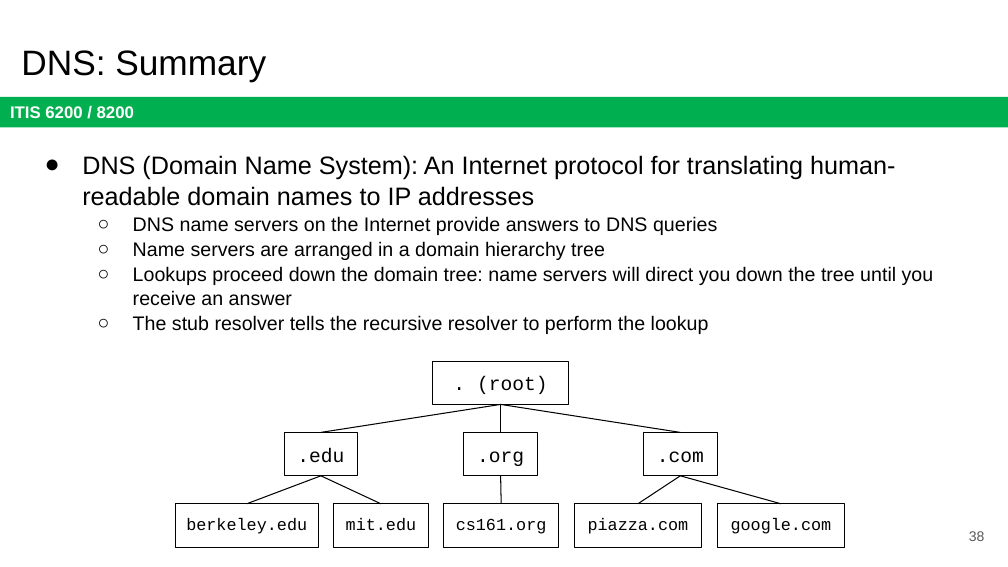
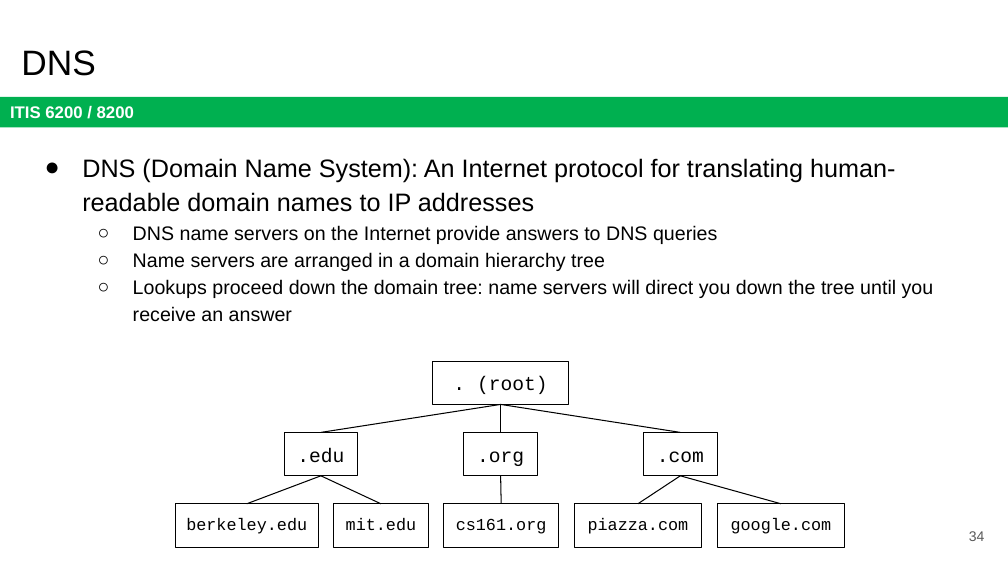
Before and after one commit to jx5c/github.io, a slide deck: slide 34 of teaching/ITIS6200/2023fa/lectures/lec15.ARP.pptx (slide 38 before the commit). Drawn at 1008x567 pixels with LibreOffice and Linux fonts; fonts in the diff are those of the drawing. Boxes give left, top, right and bottom in pixels: in the first picture for what was removed or moved away, otherwise in the second. Text is boxed around its words. In the diff, an @@ line names an element or a change of style, - is before the commit and + after.

```diff
--- a/teaching/ITIS6200/2023fa/lectures/lec15.ARP.pptx
+++ b/teaching/ITIS6200/2023fa/lectures/lec15.ARP.pptx
@@ title at (21, 50, 95, 76): text changed @@
-DNS: Summary
+DNS
@@ text "DNS (Domain Name System): An ..." at (82, 158, 934, 322): line spacing 1.05 to 1.15 @@
@@ text at (133, 315, 709, 334): paragraph removed @@
-  ○ The stub resolver tells the recursive resolver to perform the lookup
@@ page number at (969, 531, 985, 541): text changed @@
-38
+34
```
Also in this commit, not shown: 5 other slides changed, 4 slides removed.
